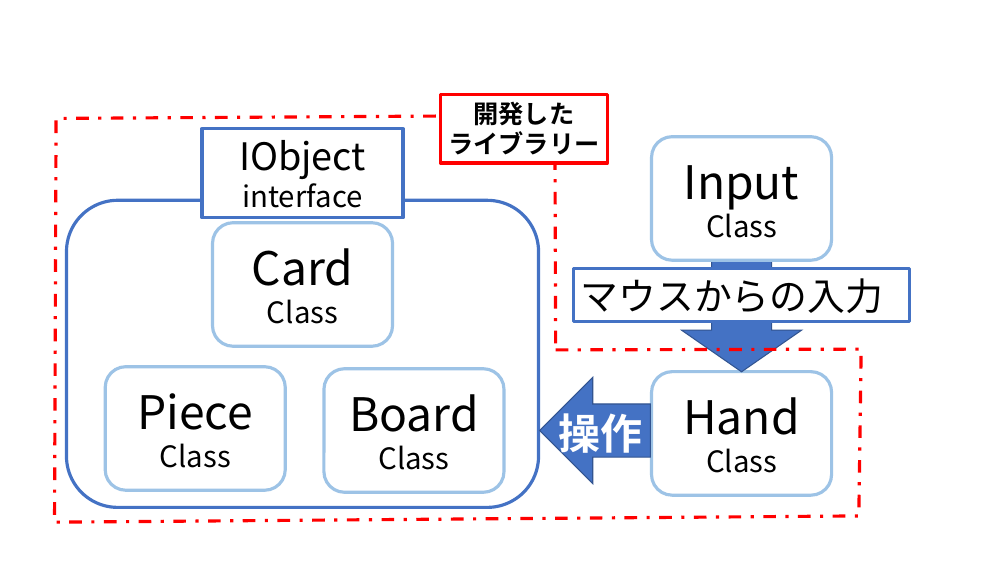
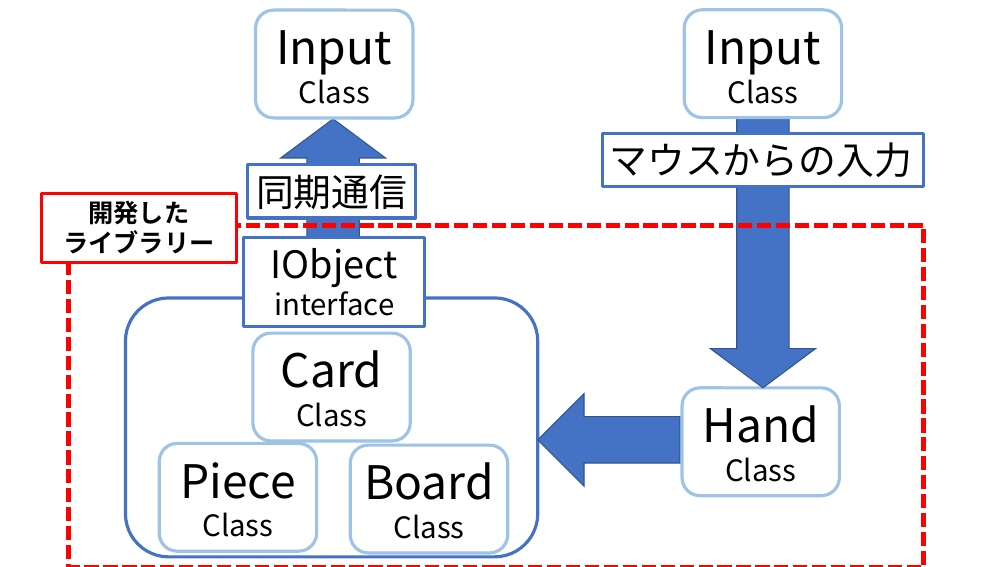
Before and after one commit to holmesYF/BoradGameCreator, a slide deck: slide 11 of 論文/卒研用図.pptx. Drawn at 1008x567 pixels with LibreOffice and Linux fonts; fonts in the diff are those of the drawing. Boxes give left, top, right and bottom in pixels: in the first picture for what was removed or moved away, otherwise in the second. Text is boxed around its words. In the diff, an @@ line names an element or a change of style, - is before the commit and + after.

```diff
--- a/論文/卒研用図.pptx
+++ b/論文/卒研用図.pptx
@@ rounded rectangle added at [256,10,413,118], outline #9DC3E6 3 pt, 44 pt, text #000000 @@
+Input
+Class
@@ rounded rectangle "Input": place and size @@
-rounded rectangle "Input" at [652,137,832,260]
+rounded rectangle "Input" at [684,10,842,118]
@@ freeform shape removed at [54,116,861,523] @@
@@ down arrow added at [281,119,386,239], fill #4472C4, outline #325491 1 pt @@
@@ down arrow: place and size @@
-down arrow at [682,260,802,372]
+down arrow at [711,118,816,388]
@@ rectangle "マウスからの入力": place and size @@
-rectangle "マウスからの入力" at [573,268,910,322]
+rectangle "マウスからの入力" at [602,133,924,187]
@@ rectangle added at [248,165,416,219], fill #FFFFFF, outline #4472C4 3 pt, 36 pt, text #000000 @@
+同期通信
@@ rectangle "開発した": place and size @@
-rectangle "開発した" at [440,95,607,163]
+rectangle "開発した" at [41,194,236,262]
@@ rectangle added at [69,225,924,567], outline #FF0000 4.5 pt dashed @@
@@ rectangle "IObject": place and size @@
-rectangle "IObject" at [202,129,403,218]
+rectangle "IObject" at [243,237,424,327]
@@ rounded rectangle: place and size @@
-rounded rectangle at [67,200,538,507]
+rounded rectangle at [126,298,538,557]
@@ rounded rectangle "Card": place and size @@
-rounded rectangle "Card" at [212,223,392,346]
+rounded rectangle "Card" at [253,333,411,442]
@@ text "操作": place and size @@
-text "操作" at [559,407,643,460]
+text "操作" at [603,416,670,418]
@@ text "操作" at [603,416,670,418]: size 40 to 32 pt @@
@@ rounded rectangle "Hand": place and size @@
-rounded rectangle "Hand" at [652,372,832,495]
+rounded rectangle "Hand" at [682,388,839,496]
@@ right arrow: place and size @@
-right arrow at [540,377,650,483]
+right arrow at [538,394,680,487]
@@ rounded rectangle "Piece": place and size @@
-rounded rectangle "Piece" at [105,367,285,490]
+rounded rectangle "Piece" at [160,443,317,551]
@@ rounded rectangle "Board": place and size @@
-rounded rectangle "Board" at [324,369,504,492]
+rounded rectangle "Board" at [350,445,507,554]
```
Also in this commit, not shown: 2 slides added, 1 slide removed, 2 other files.
